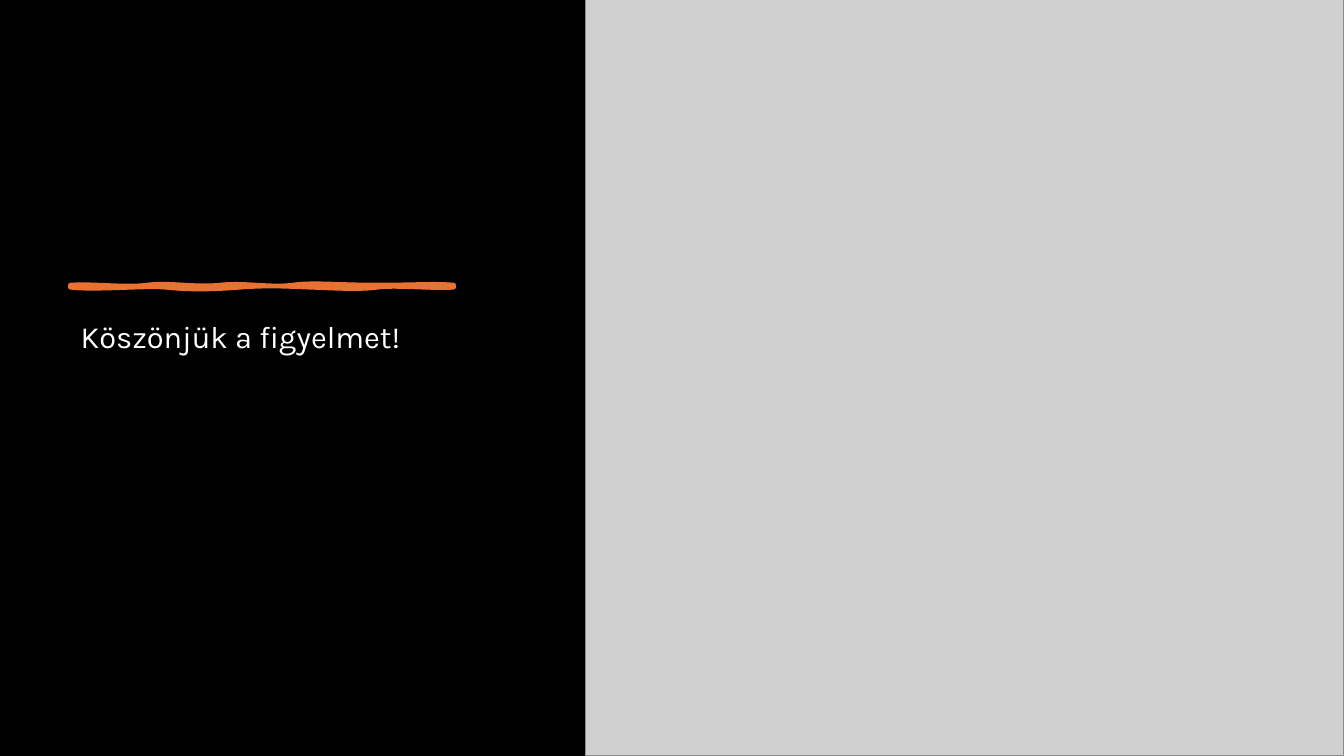
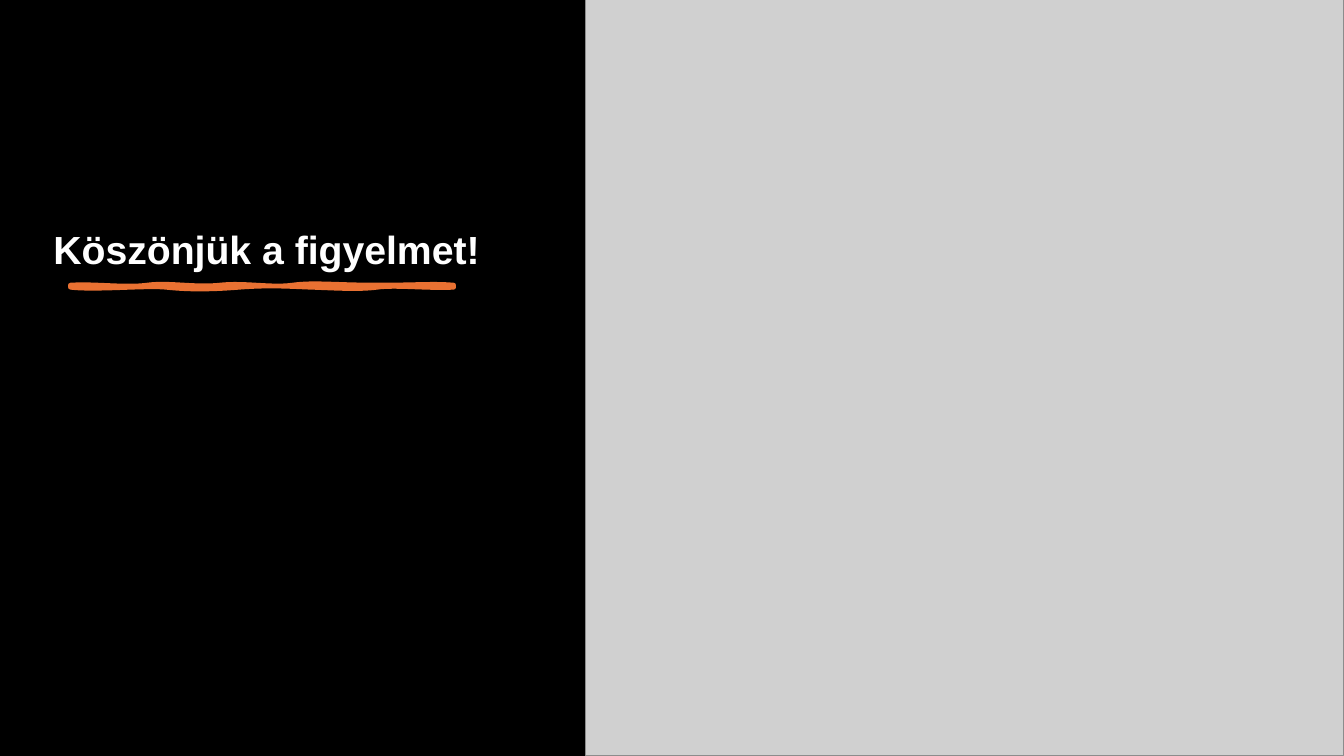
Before and after one commit to MklsMerse/Film-Sorozat-ajanlo, a slide deck: slide 23 of FilmSorozatAjanlo.pptx. Drawn at 1344x756 pixels with LibreOffice and Linux fonts; fonts in the diff are those of the drawing; grey boxes stand for pictures. Boxes give left, top, right and bottom in pixels: in the first picture for what was removed or moved away, otherwise in the second. Text is boxed around its words. In the diff, an @@ line names an element or a change of style, - is before the commit and + after.

```diff
--- a/FilmSorozatAjanlo.pptx
+++ b/FilmSorozatAjanlo.pptx
@@ text "Köszönjük a figyelmet!": place and size @@
-text "Köszönjük a figyelmet!" at (81,326,400,356)
+text "Köszönjük a figyelmet!" at (53,235,480,272)
@@ text "Köszönjük a figyelmet!" at (53,235,480,272): size 22 to 28 pt, font Karla to Arial, bold on @@
```
Also in this commit, not shown: 7 other slides changed.
